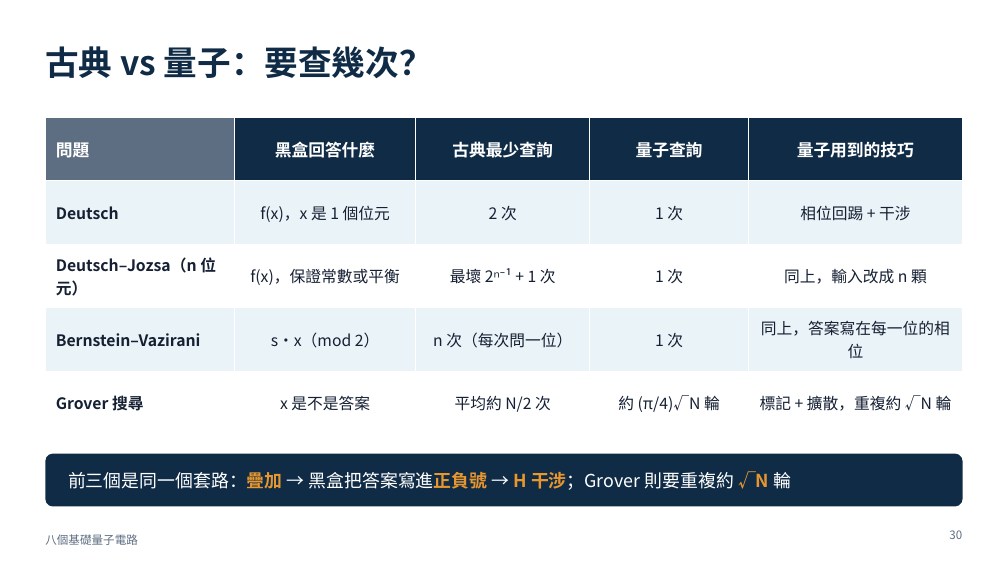
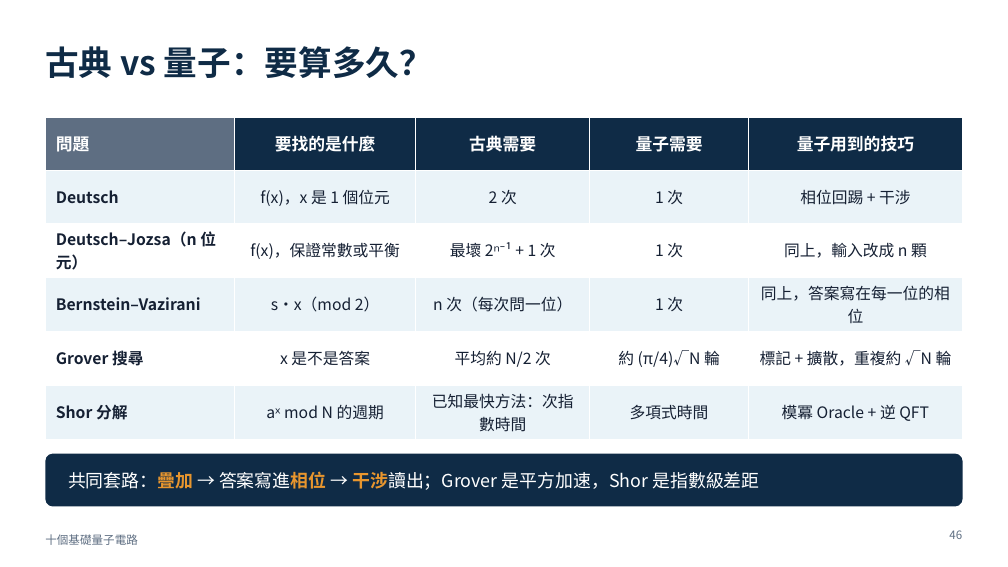
Before and after one commit to pcpcchen-coder/QuantumComputing, a slide deck: slide 46 of slides/output/basic-circuits.pptx (slide 30 before the commit). Drawn at 1008x567 pixels with LibreOffice and Linux fonts; fonts in the diff are those of the drawing. Boxes give left, top, right and bottom in pixels: in the first picture for what was removed or moved away, otherwise in the second. Text is boxed around its words. In the diff, an @@ line names an element or a change of style, - is before the commit and + after.

```diff
--- a/slides/output/basic-circuits.pptx
+++ b/slides/output/basic-circuits.pptx
@@ title at bbox=[45, 46, 433, 78]: text changed @@
-古典 vs 量子：要查幾次？
+古典 vs 量子：要算多久？
@@ table at bbox=[45, 117, 963, 436] @@
-row 1: 問題 | 黑盒回答什麼 | 古典最少查詢 | 量子查詢 | 量子用到的技巧
+row 1: 問題 | 要找的是什麼 | 古典需要 | 量子需要 | 量子用到的技巧
+row 6: Shor 分解 | aˣ mod N 的週期 | 已知最快方法：次指數時間 | 多項式時間 | 模冪 Oracle + 逆 QFT
@@ text at bbox=[68, 471, 759, 490]: text changed @@
-前三個是同一個套路：疊加 → 黑盒把答案寫進正負號 → H 干涉；Grover 則要重複約 √N 輪
+共同套路：疊加 → 答案寫進相位 → 干涉讀出；Grover 是平方加速，Shor 是指數級差距
@@ text at bbox=[45, 534, 138, 545]: text changed @@
-八個基礎量子電路
+十個基礎量子電路
@@ page number at bbox=[949, 530, 962, 539]: text changed @@
-30
+46
```
Also in this commit, not shown: 31 other slides changed, 16 slides added, 21 other files.
